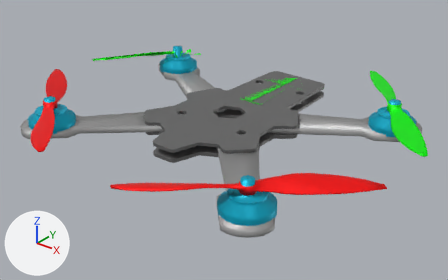
A saved change to the glTF model frontend/models/quad_x.gltf.
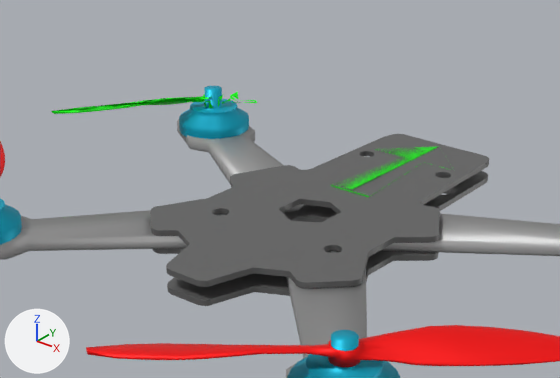
There are two pictures of each version: one whole from a 50 mm camera at (7.21, -9.11, 5.14) aimed at (0.28, -0.44, -0.23), one close up on the part from 14% to 81% of the width and 0% to 72% of the height. Every picture has the same lights, and +X, +Y and +Z are marked at lower left. The older version's two pictures come first. Where no turn or scale is listed for an object, it has been applied to the vertices. Vertices at exactly the same position are counted once.

Objects in the first close-up: 'body_mesh_1', 'body_mesh_3', 'body_mesh_4', 'body_mesh_5', 'body_mesh_6', 'body_mesh_7', 'body_mesh_9', 'heading_arrow', 'prop_front_left', 'prop_rear_right' and 1 more.
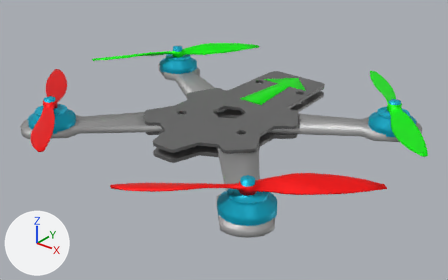
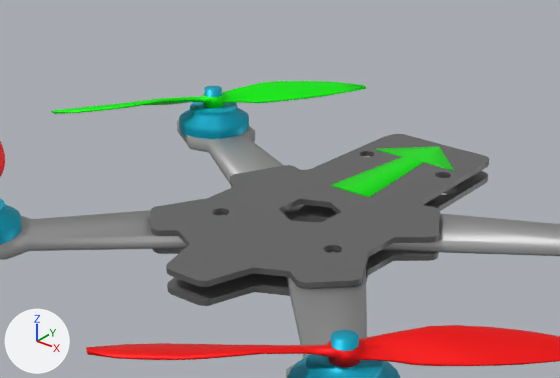
What differs and where, as boxes (x1, y1, x2, y2) in the close-ups (560 x 378 px):
'prop_front_left', recoloured, reshaped (53% wider, 48% taller): before (51, 92, 257, 114); after (51, 81, 367, 114)
'heading_arrow', recoloured, reshaped: before (331, 146, 453, 197); after (331, 146, 454, 197)
part 2 of me_heading_arrow, built on: after (333, 184, 371, 197)
part 4 of me_mesh_prop_fl, added (green): after (51, 81, 367, 112)

What changed in the scene script:
```text
Change mat_material_004:
    where n0 = _N.new('ShaderNodeBsdfPrincipled'); n0.name = 'Principled BSDF'
    add n0.inputs[0].default_value = (0.0, 0.447, 0.639, 1.0)  # 'Base Color', cyan #00b2d1
    remove n2 = _N.new('ShaderNodeMix'); n2.name = 'Mix'
    remove n2.data_type = 'RGBA'
    remove n2.blend_type = 'MULTIPLY'
    remove n2.inputs[0].default_value = 1.0  # 'Factor'
    remove n2.inputs[7].default_value = (0.0, 0.447, 0.639, 1.0)  # 'B', cyan #00b2d1
    remove n3 = _N.new('ShaderNodeVertexColor'); n3.name = 'Color Attribute'
    remove _L.new(n2.outputs[2], n0.inputs[0])  # 'Result' to 'Base Color'
    remove _L.new(n3.outputs[0], n2.inputs[6])  # 'Color' to 'A'
Change mat_material_001:
    where n0 = _N.new('ShaderNodeBsdfPrincipled'); n0.name = 'Principled BSDF'
    add n0.inputs[0].default_value = (0.176, 0.176, 0.176, 1.0)  # 'Base Color', grey #747474
    remove n2 = _N.new('ShaderNodeMix'); n2.name = 'Mix'
    remove n2.data_type = 'RGBA'
    remove n2.blend_type = 'MULTIPLY'
    remove n2.inputs[0].default_value = 1.0  # 'Factor'
    remove n2.inputs[7].default_value = (0.176, 0.176, 0.176, 1.0)  # 'B', grey #747474
    remove n3 = _N.new('ShaderNodeVertexColor'); n3.name = 'Color Attribute'
    remove _L.new(n2.outputs[2], n0.inputs[0])  # 'Result' to 'Base Color'
    remove _L.new(n3.outputs[0], n2.inputs[6])  # 'Color' to 'A'
Change mat_material_002:
    where n0 = _N.new('ShaderNodeBsdfPrincipled'); n0.name = 'Principled BSDF'
    add n0.inputs[0].default_value = (0.0, 1.0, 0.0, 1.0)  # 'Base Color', green #00ff00
    remove n2 = _N.new('ShaderNodeMix'); n2.name = 'Mix'
    remove n2.data_type = 'RGBA'
    remove n2.blend_type = 'MULTIPLY'
    remove n2.inputs[0].default_value = 1.0  # 'Factor'
    remove n2.inputs[7].default_value = (0.0, 1.0, 0.0, 1.0)  # 'B', green #00ff00
    remove n3 = _N.new('ShaderNodeVertexColor'); n3.name = 'Color Attribute'
    remove _L.new(n2.outputs[2], n0.inputs[0])  # 'Result' to 'Base Color'
    remove _L.new(n3.outputs[0], n2.inputs[6])  # 'Color' to 'A'
Change me_body_mesh_5:
    where me_body_mesh_5.from_pydata(...)  # 964 vertices, 1944 faces; spans x -1.36..1.45, y -1.94..2.72, z 0.07..0.14
    used by ob_body_mesh_5; location = (0.0, 0.0, 0.0)
    me_body_mesh_5 part 1: vertex colours changed
Change me_body_mesh_9:
    where me_body_mesh_9.from_pydata(...)  # 326 vertices, 644 faces; spans x -3.23..2.91, y -3.05..2.03, z 0.04..0.6
    used by ob_body_mesh_9; location = (0.0, 0.0, 0.0)
    me_body_mesh_9 part 3: vertex colours changed
Change me_heading_arrow:
    used by ob_heading_arrow; location = (0.0, 0.0, 0.0)
    remove me_heading_arrow.from_pydata(...)  # 3234 vertices, 2166 faces; spans x -0.53..0.61, y 0.75..2.6, z 0.13..0.15
    add me_heading_arrow.from_pydata(...)  # 3252 vertices, 6500 faces; spans x -0.53..0.61, y 0.75..2.6, z 0.13..0.15
    me_heading_arrow part 2: 1 vertex moved within x -0.23, y 0.76, z 0.15; 18 vertices added at x -0.23..0.31, y 0.76..0.79, z 0.13..0.15
Change me_mesh_prop_fl:
    used by ob_prop_front_left; location = (-2.776, 1.577, 0.463)
    remove me_mesh_prop_fl.from_pydata(...)  # 211 vertices, 215 faces; spans x -1.27..0.42, y -1.67..0.4, z -0.1..0.1
    add me_mesh_prop_fl.from_pydata(...)  # 325 vertices, 650 faces; spans x -1.27..1.27, y -1.67..1.67, z -0.1..0.1
    me_mesh_prop_fl part 4
    114 vertices are added at x -0.09..1.27, y 0.01..1.67, z -0.1..0.09
    435 new faces join them
```
